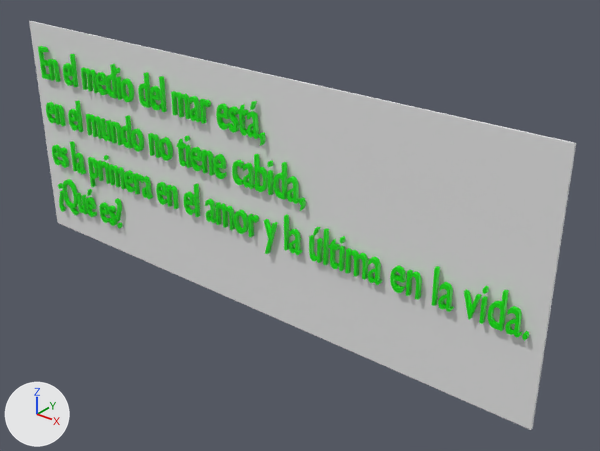
The glTF model Acertijo1.glb, before and after one commit.
The view is the same before and after, from a camera (50 mm lens) standing at (4.85, -5.22, 3.17) and looking at (0.48, 0.25, -0.22). The axes (+X, +Y, +Z) are drawn at lower left. The lights are the same throughout. The older version comes first. Where no turn or scale is listed for an object, it has been applied to the vertices.

The first picture shows 'Cube', 'Text'.
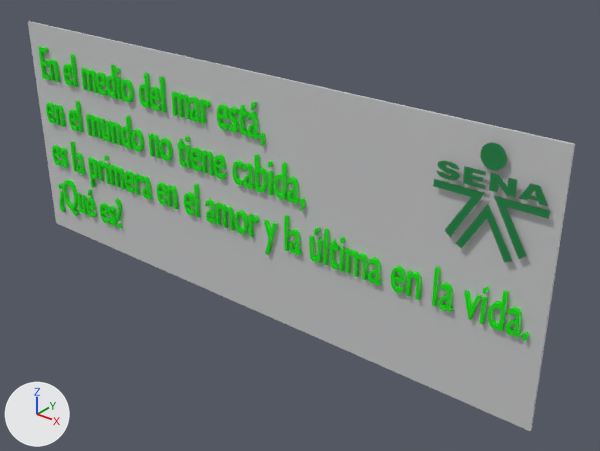
The newer file is also turned or shifted as a whole; pictures and numbers use the older file's frame.

The change, as a list of edits to the scene's bpy script:
```text
Add img_sena_logo_png_seeklogo_242896:
    img_sena_logo_png_seeklogo_242896 = load_image('sena-logo-png_seeklogo-242896', '_unpacked/sena-logo-png_seeklogo-242896', 185, 185, 'sRGB')
Add mat_material_002:
    mat_material_002 = principled_material('Material.002')
    mat_material_002.base_color = (0.594, 0.597, 0.604)  # light grey #cbcbcc
Add mat_sena_logo_png_seeklogo_242896:
    mat_sena_logo_png_seeklogo_242896 = principled_material('sena-logo-png_seeklogo-242896')
    mat_sena_logo_png_seeklogo_242896.texture = img_sena_logo_png_seeklogo_242896  # with its transparency
Change me_cube_001:
    where me_cube_001.from_pydata(...)  # 8 vertices, 12 faces; spans x -1.0..1.0, y -1.0..1.0, z -1.0..1.0
    add me_cube_001.materials.append(mat_material_002)  # light grey #cbcbcc
Add me_sena_logo_png_seeklogo_242896:
    me_sena_logo_png_seeklogo_242896.from_pydata(...)  # 4 vertices, 2 faces; spans x -0.5..0.5, y 0.0, z -0.5..0.5
    me_sena_logo_png_seeklogo_242896.materials.append(mat_sena_logo_png_seeklogo_242896)  # picture img_sena_logo_png_seeklogo_242896
Change ob_cube:
    ob_cube.location: (-0.029, 0.033, 0.032) -> (-0.029, 0.014, 0.032)
Add ob_sena_logo_png_seeklogo_242896:
    ob_sena_logo_png_seeklogo_242896 = bpy.data.objects.new('sena-logo-png_seeklogo-242896', me_sena_logo_png_seeklogo_242896)
    ob_sena_logo_png_seeklogo_242896.location = (2.472, -0.041, 0.685)
```

What differs and where, as boxes [x1, y1, x2, y2] in the pictures (600 x 451 px):
'Cube', recoloured, moved: before [29, 21, 576, 430]; after [28, 21, 575, 431]
'sena-logo-png_seeklogo-242896', added (green): after [433, 143, 550, 262]
